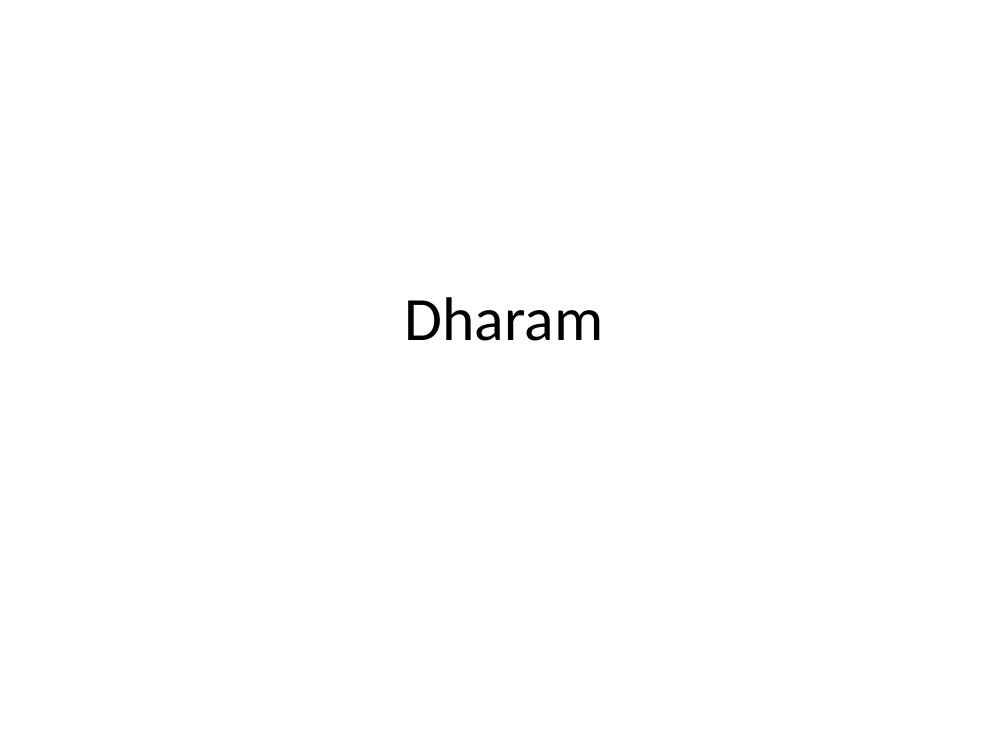
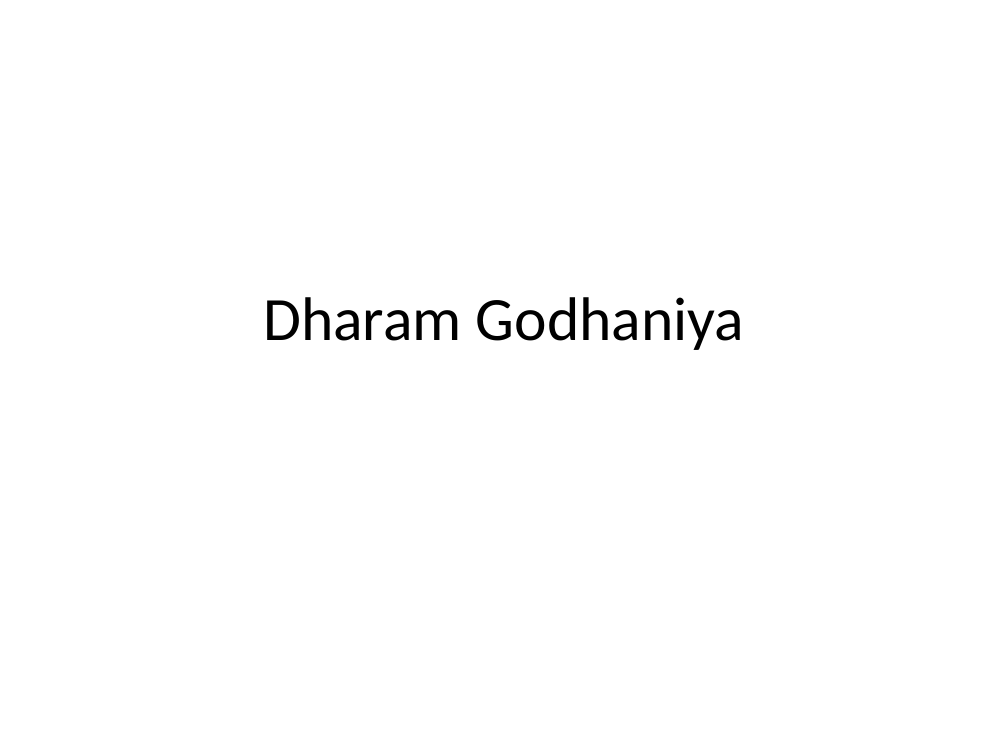
Before and after one commit to AlexMulkerrinQA/ATMTN, a slide deck: slide 2 of AuToMaToN Pres.pptx. Drawn at 1008x756 pixels with LibreOffice and Linux fonts; fonts in the diff are those of the drawing. Boxes give left, top, right and bottom in pixels: in the first picture for what was removed or moved away, otherwise in the second. Text is boxed around its words. In the diff, an @@ line names an element or a change of style, - is before the commit and + after.

```diff
--- a/AuToMaToN Pres.pptx
+++ b/AuToMaToN Pres.pptx
@@ title at (263, 297, 744, 350): text changed @@
-Dharam
+Dharam Godhaniya
```
Also in this commit, not shown: 3 other slides changed, 1 slide added, 2 other files.
